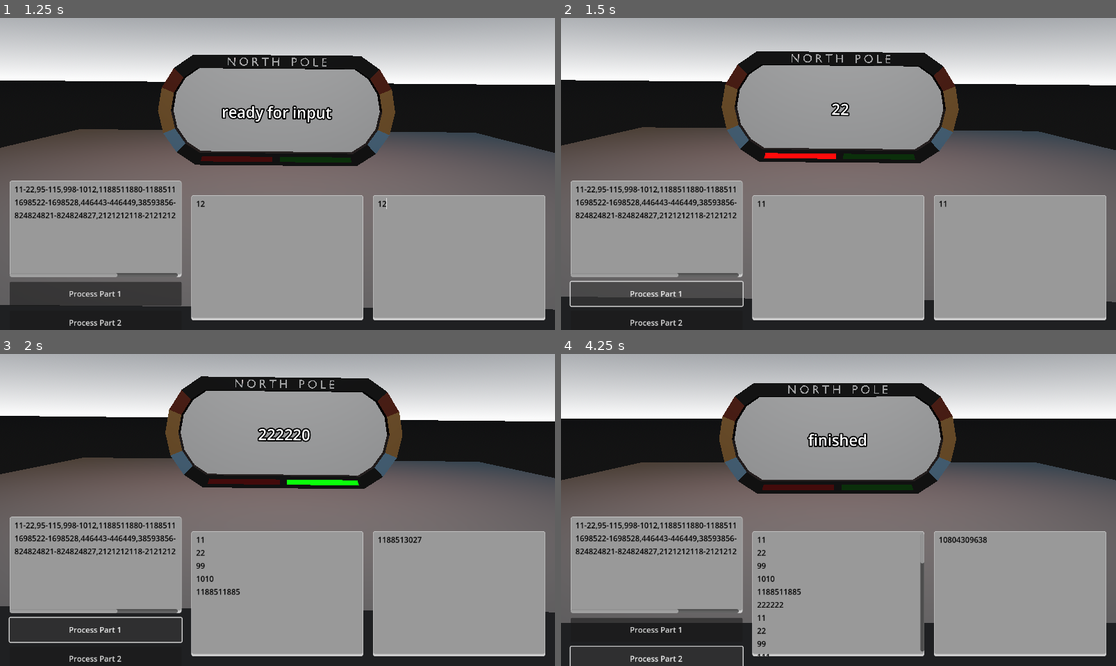
Above: before the commit, frames 1-4 (two rows, left to right).
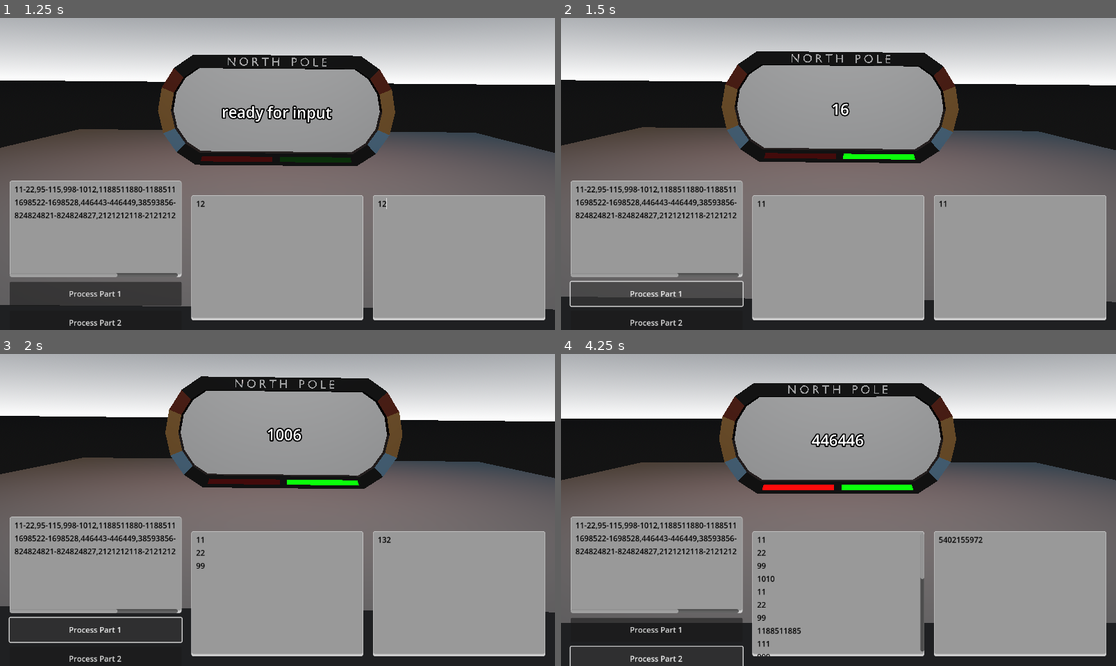
Above: after the commit, the same moments.

Repository: james-kennedy-krill/2025-advent-of-code
Game: Godot game, scene res://main.tscn
The game is run twice, just before and just after one commit, with the same random seed, the same clock (stepped at 60 frames per second) and the same inputs.
Inputs (mouse positions are in pixels of both pictures, inside the frame that each line leads up to):
- Up to frame 1 (1.25 s): click (277, 258) at 0.52 s; type "12" at 0.6 s; click (460, 258) at 0.75 s; type "12" at 0.83 s
- Up to frame 2 (1.5 s): click "Process Part 1" at 1.25 s
- Up to frame 3 (2 s): no input
- Up to frame 4 (4.25 s): click "Process Part 2" at 2 s; click "Process Part 1" at 2.75 s; click "Process Part 2" at 3.5 s

Frame 1 is identical in both runs. In frame 2, 0.5% of the frame differs, in the area x 36-64%, y 26-46%; in frame 3, 0.5%; in frame 4, 1.2%, in the area x 35-77%, y 25-97%.

Commit message:
day 2 fix

Diff:
--- a/advent-of-code-day-2/main.gd
+++ b/advent-of-code-day-2/main.gd
@@ -7,7 +7,7 @@
 @onready var invalid_ids_input: TextEdit = $CanvasLayer/Panel/HBoxContainer/InvalidIdsInput
 
 @export var glow_amount := 6.0
-@export var red_glow_time := 0.01
+@export var red_glow_time := 0.1
 @export var green_glow_time := 0.00001
 
 var invalid_ids: Array[int]
@@ -114,6 +114,7 @@
 						var gm := green_material as StandardMaterial3D
 						var original_emission_energy = gm.emission_energy_multiplier
 						gm.emission_energy_multiplier = glow_amount
+						#await get_tree().create_timer(green_glow_time).timeout
 						gm.emission_energy_multiplier = original_emission_energy
 				else:
 					invalid_ids.append(num)
@@ -148,7 +149,7 @@
 	var repeated_times: int = remaineder_length / target_length
 	var test: String = str(target) + str(target).repeat(repeated_times)
 
-	return str(full) == test
+	return full_length > 1 && str(full) == test
 
 func _on_button_pressed() -> void:
 	running = true
